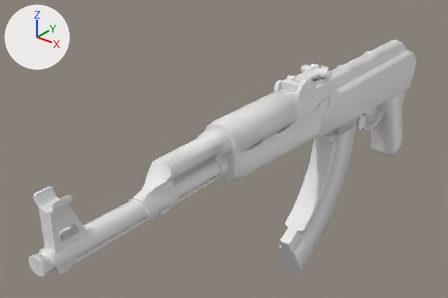
The FBX model doom_the_hedge/Assets/Art/Guns/HedgehogAK.FBX: old version first, new version second.
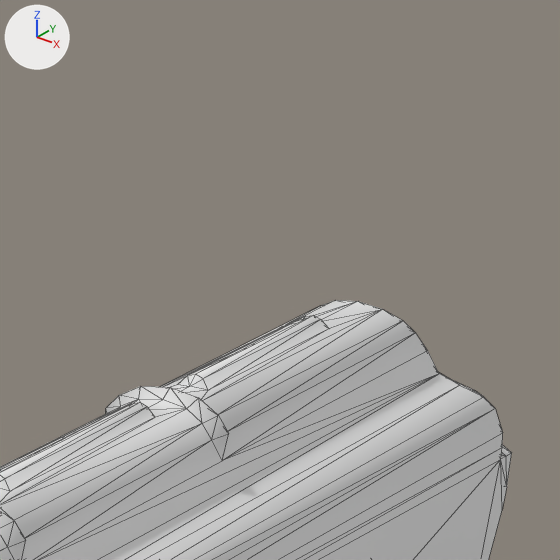
There are two pictures of each version: one whole from a 50 mm camera at (1.503, -2.327, 1.278) aimed at (-0.274, -0.107, -0.098), one close up on the part from 78% to 94% of the width and 0% to 25% of the height. The lights are fixed; the arrows at upper left show +X, +Y and +Z. The close-ups show mesh edges as thin lines. Materials are left out; every surface is plain grey. Where no turn or scale is listed for an object, it has been applied to the vertices. Vertices at the same position are counted once.

The scene before the commit, as lines of its bpy script (objects in view):
```python
me_mesh = bpy.data.meshes.new('Mesh')
me_mesh.from_pydata(...)  # 1822 vertices, 3472 faces; spans x -0.09..0.09, y -1.42..1.39, z -0.93..0.29
ob_ak = bpy.data.objects.new('AK', me_mesh)
ob_ak.location = (0.0, 0.0, 0.0)
```
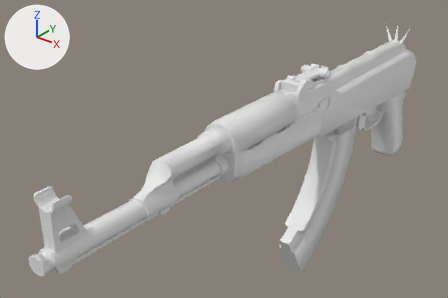
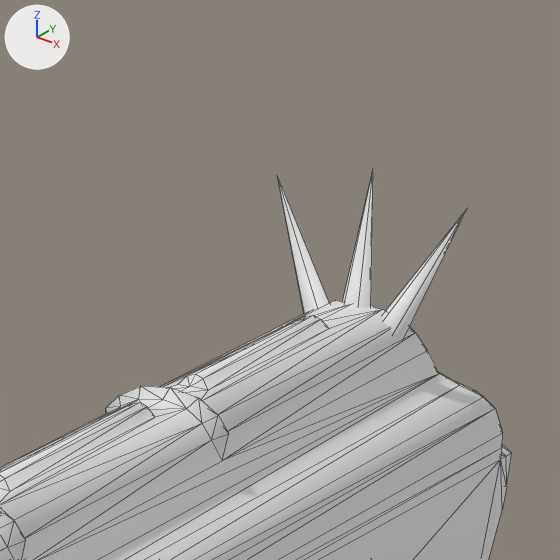
Pixel boxes [x1, y1, x2, y2] of what changed, in the close-ups (560 x 560 px):
'AK', reshaped
    before: [0, 300, 512, 560]
    after: [0, 172, 512, 560]
part 1 of me_mesh, added
    after: [278, 172, 467, 340]

The change, as a diff of the scene's bpy script:
```diff
--- a/doom_the_hedge/Assets/Art/Guns/HedgehogAK.FBX.py
+++ b/doom_the_hedge/Assets/Art/Guns/HedgehogAK.FBX.py
@@ me_mesh @@
 # used by ob_ak; location = (0.0, 0.0, 0.0)
-me_mesh.from_pydata(...)  # 1822 vertices, 3472 faces; spans x -0.09..0.09, y -1.42..1.39, z -0.93..0.29
+me_mesh.from_pydata(...)  # 1843 vertices, 3490 faces; spans x -0.09..0.09, y -1.42..1.39, z -0.93..0.33
+# me_mesh part 1
+# 21 vertices are added at x -0.08..0.08, y 1.23..1.25, z 0.18..0.33
+# 18 new faces join them
```
